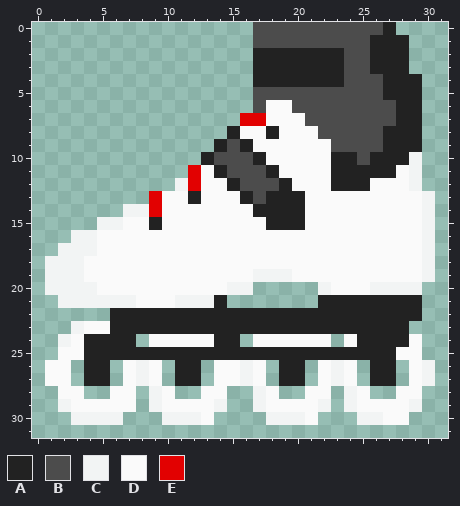
One commit to this pixel-art sprite: portfolio/src/images/inventory/pixel-skates.png. Above, as it was before the edit.
The file is 128x128 pixels, drawn in blocks of 4x4; one block is one cell here. Colours within 5 levels of each other are drawn and written as one.
Palette (. is transparent): A #222222  B #4c4c4c  C #f2f4f4  D #fafafa  E #e20101
Now the later version:
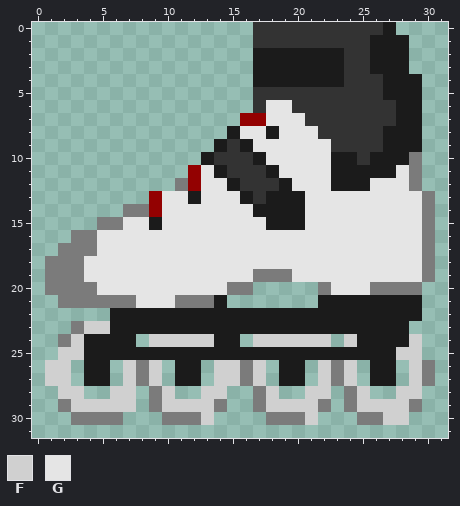
Colours new in this view: F #d0d0d0  G #e5e5e5
What changed:
colour A: #222222 -> #1b1b1b
colour B: #4c4c4c -> #333333
colour C: #f2f4f4 -> #7b7b7b
colour E: #e20101 -> #930101
y 6: x 18..19 DD -> GG
y 7: x 18..20 DDD -> GGG
y 8: x 16..17 DD -> GG; x 19..21 DDD -> GGG
y 9: x 17..22 DDDDDD -> GGGGGG
y 10: x 18..22 DDDDD -> GGGGG
y 11: x 13 D -> G; x 19..22 DDDD -> GGGG; x 28 D -> G
y 12: x 13..14 DD -> GG; x 20..22 DDD -> GGG; x 26..28 DDD -> GGG
y 13: x 10..11 DD -> GG; x 13..15 DDD -> GGG; x 21..29 DDDDDDDDD -> GGGGGGGGG
y 14: x 10..16 DDDDDDD -> GGGGGGG; x 21..29 DDDDDDDDD -> GGGGGGGGG
y 15: x 7..8 DD -> GG; x 10..17 DDDDDDDD -> GGGGGGGG; x 21..29 DDDDDDDDD -> GGGGGGGGG
y 16..17: x 5..29 DDDDDDDDDDDDDDDDDDDDDDDDD -> GGGGGGGGGGGGGGGGGGGGGGGGG
y 18: x 4..29 DDDDDDDDDDDDDDDDDDDDDDDDDD -> GGGGGGGGGGGGGGGGGGGGGGGGGG
y 19: x 4..16 DDDDDDDDDDDDD -> GGGGGGGGGGGGG; x 20..29 DDDDDDDDDD -> GGGGGGGGGG
y 20: x 5..14 DDDDDDDDDD -> GGGGGGGGGG; x 23..25 DDD -> GGG
y 21: x 8..10 DDD -> GGG
y 23: x 4..5 DD -> FF
y 24: x 3 D -> F; x 9..13 DDDDD -> FFFFF; x 17..22 DDDDDD -> FFFFFF; x 24 D -> F; x 29 D -> F
y 25: x 2..3 DD -> FF; x 28..29 DD -> FF
y 26..27: x 1..2 DD -> FF; x 7 D -> F; x 9 D -> F; x 14..15 DD -> FF; x 17 D -> F; x 22 D -> F; x 24 D -> F; x 29 D -> F
y 28: x 2..3 DD -> FF; x 6..7 DD -> FF; x 10 D -> F; x 13..14 DD -> FF; x 18 D -> F; x 21..22 DD -> FF; x 25 D -> F; x 28..29 DD -> FF
y 29: x 3..7 DDDDD -> FFFFF; x 10..13 DDDD -> FFFF; x 18..21 DDDD -> FFFF; x 25..28 DDDD -> FFFF
y 30: x 13 D -> F; x 21 D -> F; x 27..28 DD -> FF
Boxes around the changes in both pictures, in picture pixels (x1, y1, x2, y2):
changed: (45, 22, 435, 425)
